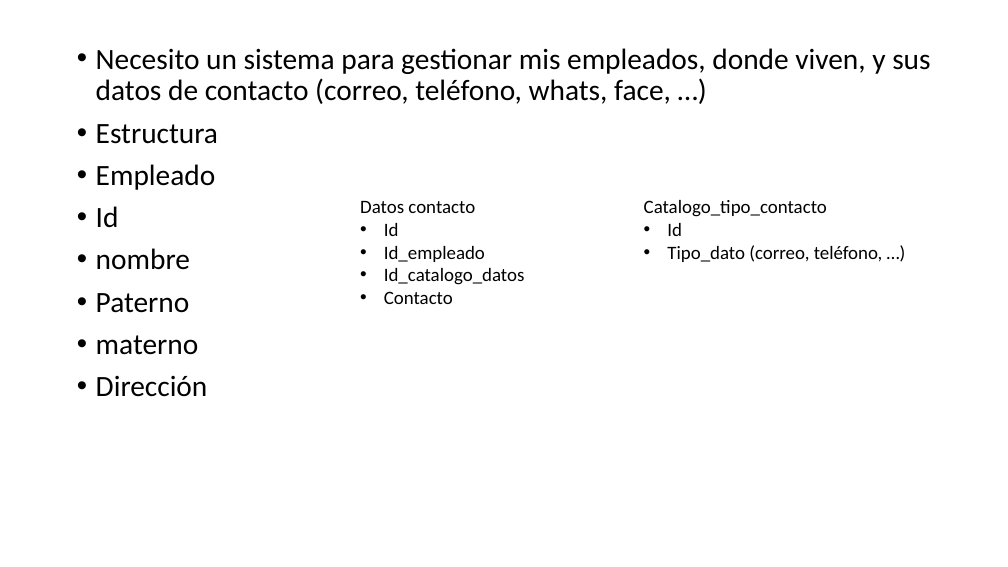
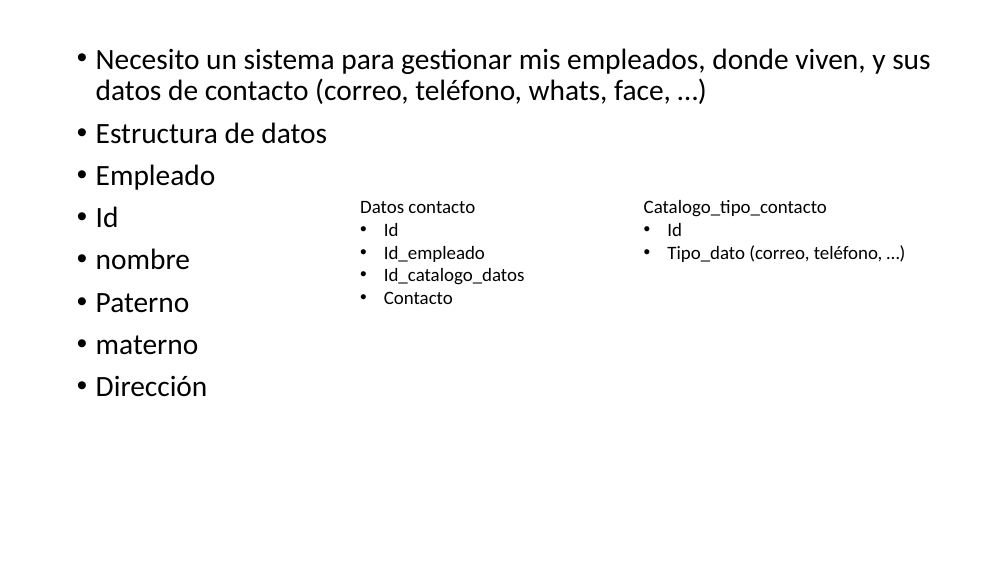
Before and after one commit to enriquecr1990/cap_php_feb22, a slide deck: slide 2 of documentacion/Presentación1.pptx. Drawn at 1008x567 pixels with LibreOffice and Linux fonts; fonts in the diff are those of the drawing. Boxes give left, top, right and bottom in pixels: in the first picture for what was removed or moved away, otherwise in the second. Text is boxed around its words. In the diff, an @@ line names an element or a change of style, - is before the commit and + after.

```diff
--- a/documentacion/Presentación1.pptx
+++ b/documentacion/Presentación1.pptx
@@ text at (96, 122, 327, 144): text changed @@
-• Estructura
+• Estructura de datos
```
Also in this commit, not shown: 4 other files.
